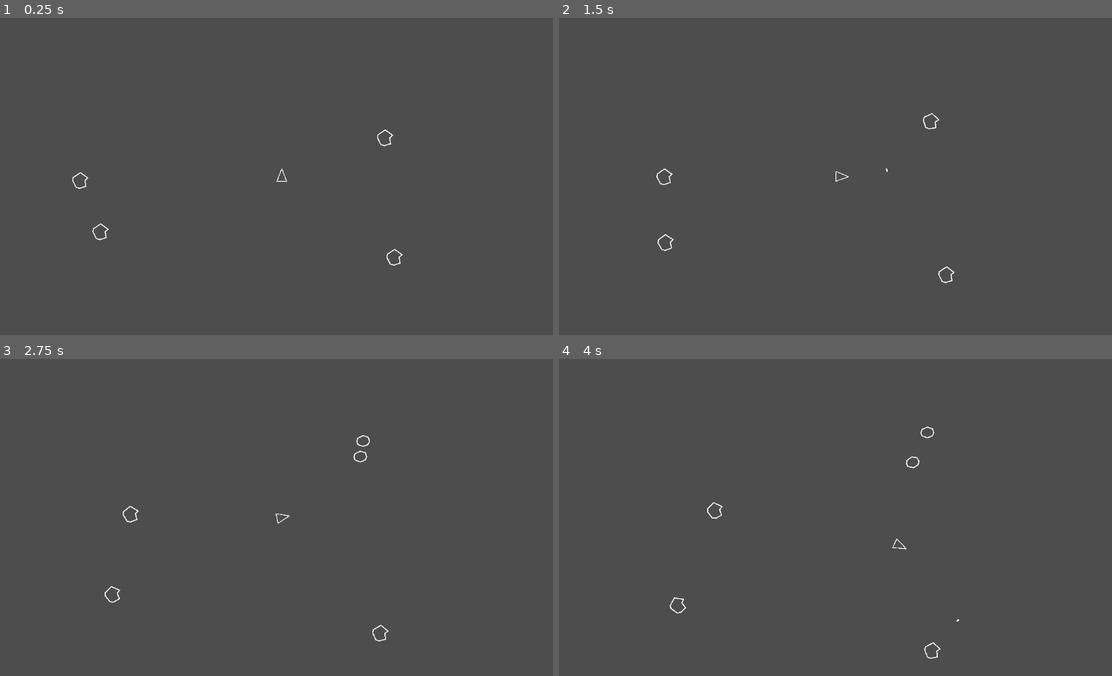
Above: before the commit, frames 1-4 (two rows, left to right).
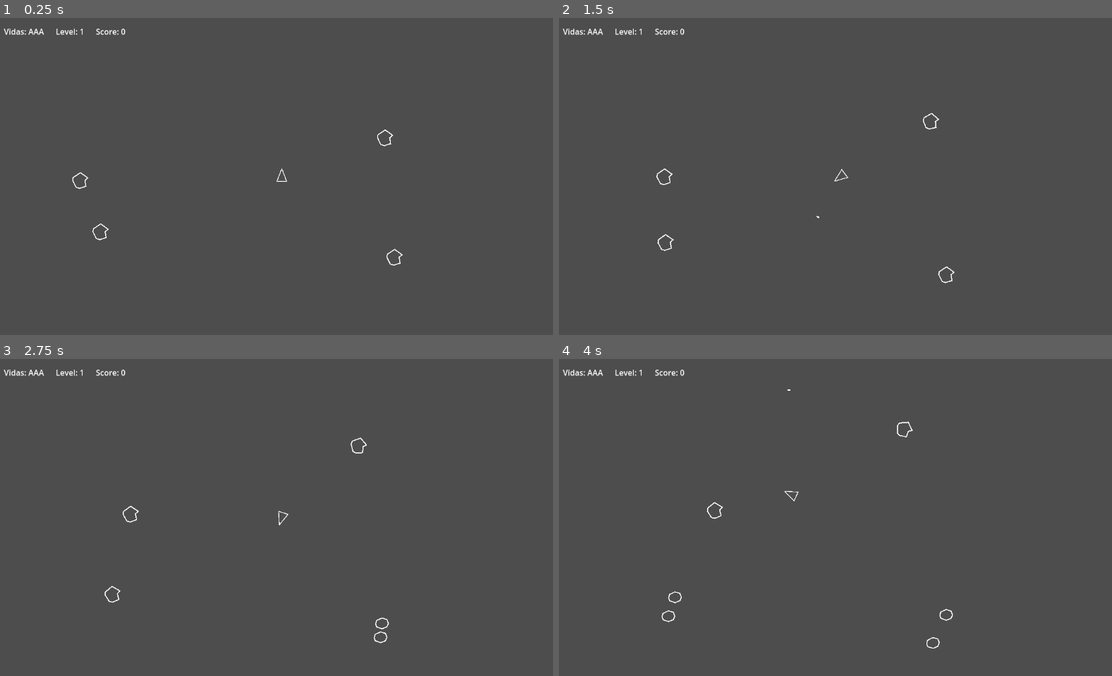
Above: after the commit, the same moments.

Repository: jiyarza/asteroids_gd
Game: Godot game, scene res://Main.tscn
The game is run twice, just before and just after one commit, with the same random seed, the same clock (stepped at 60 frames per second) and the same inputs.
Inputs:
- Up to frame 1 (0.25 s): no input
- Up to frame 2 (1.5 s): hold D (turn_right) 0.53-1.28 s; tap Space (shoot) at 0.6, 1.35 s; hold A (turn_left) from 1.28 s (still down)
- Up to frame 3 (2.75 s): release A (turn_left) at 2.03 s; hold D (turn_right) from 2.03 s (still down); tap Space (shoot) at 2.1 s
- Up to frame 4 (4 s): release D (turn_right) at 2.78 s; hold W (thrust) 2.78-3.53 s; tap Space (shoot) at 2.85, 3.6 s; hold A (turn_left) from 3.53 s (still down)

The runs differ from the first frame. In frame 1, 0.2% of the frame differs, in the area x 0-71%, y 3-39%; in frame 2, 0.2%; in frame 3, 0.4%; in frame 4, 0.5%, in the area x 0-73%, y 3-95%.

Commit message:
feat: colisión jugador-asteroide, HUD

Diff:
--- a/Asteroid/Asteroid.gd
+++ b/Asteroid/Asteroid.gd
@@ -11,8 +11,8 @@
 @export var max_speed: float = 50.0
 @export var min_impulse: float = 10.0
 @export var max_impulse: float = 50.0
-@export var min_torque: float = -20.0
-@export var max_torque: float = 20.0
+@export var min_torque: float = -10.0
+@export var max_torque: float = 10.0
 @export var speed: float = 0.0
 
 var target_speed = 50.0;
--- a/Asteroid/Asteroid.tscn
+++ b/Asteroid/Asteroid.tscn
@@ -8,7 +8,7 @@
 
 [node name="RigidBody2D" type="RigidBody2D"]
 collision_layer = 4
-collision_mask = 7
+collision_mask = 6
 gravity_scale = 0.0
 angular_damp_mode = 1
 script = ExtResource("1_h8dtb")
--- a/Main.tscn
+++ b/Main.tscn
@@ -7,6 +7,9 @@
 [ext_resource type="PackedScene" uid="uid://jna2deujyi8m" path="res://Asteroid/Asteroid.tscn" id="5_3dxm6"]
 [ext_resource type="PackedScene" uid="uid://b0q4a0fbwoboc" path="res://Asteroid/Asteroid_MEDIUM.tscn" id="6_lgr22"]
 [ext_resource type="PackedScene" uid="uid://dnqiso5p2mkir" path="res://Asteroid/Asteroid_SMALL.tscn" id="7_trn2v"]
+[ext_resource type="Script" uid="uid://dyla14qg54r7w" path="res://UI/hud.gd" id="8_trn2v"]
+
+[sub_resource type="LabelSettings" id="LabelSettings_03owx"]
 
 [node name="World" type="Node2D"]
 
@@ -26,3 +29,38 @@
 asteroid_small_scene = ExtResource("7_trn2v")
 
 [node name="UI" type="CanvasLayer" parent="."]
+
+[node name="HUD" type="Control" parent="UI"]
+layout_mode = 3
+anchors_preset = 15
+anchor_right = 1.0
+anchor_bottom = 1.0
+grow_horizontal = 2
+grow_vertical = 2
+script = ExtResource("8_trn2v")
+
+[node name="MarginContainer" type="MarginContainer" parent="UI/HUD"]
+layout_mode = 0
+offset_right = 40.0
+offset_bottom = 40.0
+theme_override_constants/margin_left = 8
+theme_override_constants/margin_top = 16
+theme_override_constants/margin_right = 8
+theme_override_constants/margin_bottom = 16
+
+[node name="HBoxContainer" type="HBoxContainer" parent="UI/HUD/MarginContainer"]
+layout_mode = 2
+theme_override_constants/separation = 24
+
+[node name="LivesLabel" type="Label" parent="UI/HUD/MarginContainer/HBoxContainer"]
+layout_mode = 2
+text = "Vidas: AAA"
+label_settings = SubResource("LabelSettings_03owx")
+
+[node name="LevelLabel" type="Label" parent="UI/HUD/MarginContainer/HBoxContainer"]
+layout_mode = 2
+text = "Level: 1"
+
+[node name="ScoreLabel" type="Label" parent="UI/HUD/MarginContainer/HBoxContainer"]
+layout_mode = 2
+text = "Score: 0"
--- a/Player/Player.gd
+++ b/Player/Player.gd
@@ -5,14 +5,15 @@
 @export var physics: ShipPhysics
 @export var weapon: Weapon
 
+signal died
+@export var invulnerability_time := 1.25
+var _invulnerable := false
+@onready var hurtbox: Area2D = $Hurtbox
+
 func _ready() -> void:
-	# Inyecta en los componentes los valores existentes del Player (si los pones aquí)
-	if physics:
-		physics.input = input
-
-	if weapon:
-		if input:
-			weapon.connect_input(input)
+	physics.input = input
+	weapon.connect_input(input)
+	hurtbox.body_entered.connect(_on_hurtbox_body_entered)
 
 	call_deferred("_center")
 
@@ -20,3 +21,34 @@
 	global_position = get_viewport().get_visible_rect().size / 2
 	linear_velocity = Vector2.ZERO
 	angular_velocity = 0.0
+
+# ➕ MANEJADOR DE COLISIÓN
+func _on_hurtbox_body_entered(body: Node) -> void:
+	print("_on_hurtbox_body_entered ", body)
+	if _invulnerable:
+		return
+	# Asteroid tiene class_name Asteroid, así que podemos hacer 'is Asteroid'
+	if body is Asteroid:
+		_die()
+
+# ➕ LÓGICA DE MUERTE
+func _die() -> void:
+	emit_signal("died")
+	# Aquí puedes disparar VFX/SFX antes de desaparecer
+	queue_free()
+
+# Llamar a esto desde GameManager al respawnear para invulnerabilidad inicial
+func enable_spawn_invulnerability() -> void:
+	_invulnerable = true
+	if hurtbox:
+		hurtbox.monitoring = false
+	# Pequeño "blink" visual
+	var t := create_tween()
+	t.tween_property(self, "modulate:a", 0.3, 0.1).set_trans(Tween.TRANS_SINE)
+	t.tween_property(self, "modulate:a", 1.0, 0.1).set_trans(Tween.TRANS_SINE).set_loops( int(invulnerability_time / 0.2) )
+	await get_tree().create_timer(invulnerability_time).timeout
+	if is_instance_valid(self):
+		modulate.a = 1.0
+		_invulnerable = false
+		if hurtbox:
+			hurtbox.monitoring = true
--- a/Player/Player.tscn
+++ b/Player/Player.tscn
@@ -7,11 +7,11 @@
 [ext_resource type="Script" uid="uid://3jjpbiaw738l" path="res://ScreenWrap2D.gd" id="6_6ysni"]
 
 [sub_resource type="CapsuleShape2D" id="CapsuleShape2D_sh265"]
-radius = 12.0
-height = 32.0
+radius = 6.0
+height = 22.0
 
 [node name="Player" type="RigidBody2D" node_paths=PackedStringArray("input", "physics", "weapon")]
-collision_mask = 12
+collision_mask = 0
 gravity_scale = 0.0
 script = ExtResource("1_kpjcp")
 input = NodePath("PlayerInput")
@@ -24,6 +24,13 @@
 width = 1.5
 
 [node name="CollisionShape2D" type="CollisionShape2D" parent="."]
+shape = SubResource("CapsuleShape2D_sh265")
+
+[node name="Hurtbox" type="Area2D" parent="."]
+collision_layer = 0
+collision_mask = 4
+
+[node name="CollisionShape2D" type="CollisionShape2D" parent="Hurtbox"]
 shape = SubResource("CapsuleShape2D_sh265")
 
 [node name="PlayerInput" type="Node" parent="."]
--- /dev/null
+++ b/UI/hud.gd
@@ -0,0 +1,27 @@
+extends Control
+class_name HUD
+
+@onready var lives_label: Label = $MarginContainer/HBoxContainer/LivesLabel
+@onready var level_label: Label = $MarginContainer/HBoxContainer/LevelLabel
+@onready var score_label: Label = $MarginContainer/HBoxContainer/ScoreLabel
+
+var _life_icon := "▲" # Triángulo UP (U+25B2)
+
+func set_lives(n: int) -> void:
+	if not lives_label:
+		return
+	n = max(n, 0)
+	lives_label.text = "Vidas: " + _life_icon.repeat(n)
+
+func set_level(n: int) -> void:
+	if level_label:
+		level_label.text = "Level %d" % n
+
+func set_score(s: int) -> void:
+	if score_label:
+		score_label.text = "Score: %d" % s
+
+func reset(score := 0, lives := 3, level := 1) -> void:
+	set_score(score)
+	set_lives(lives)
+	set_level(level)
--- a/World/GameManager.gd
+++ b/World/GameManager.gd
@@ -12,6 +12,8 @@
 @export_node_path("CanvasLayer") var ui_layer_path: NodePath
 @export var player_scene: PackedScene
 @export var waves_config: Resource  # opcional (p.ej. Waves.tres)
+@export var spawn_delay := 1.0
+@export var spawn_invulnerability_time := 1.25
 
 # Estado de la partida
 var score: int = 0
@@ -19,14 +21,19 @@
 var wave_index: int = 0
 var is_paused: bool = false
 var _player: Node = null
-var _world: Node2D = null
-var _spawner: Node = null
 var _ui: CanvasLayer = null
 
+@onready var _world: Node2D = get_node(world_path)
+@onready var _spawner: Spawner = get_node(spawner_path)
+@onready var _hud: HUD = _world.get_node("UI/HUD") as HUD
+
+var _active_asteroids := 0
+
 func _ready() -> void:
-	_world = get_node_or_null(world_path)
-	_spawner = get_node_or_null(spawner_path)
-	_ui = get_node_or_null(ui_layer_path)
+	assert(_world != null, "GameManager: falta World.")
+	assert(_spawner != null, "GameManager: falta Spawner.")
+	assert(_hud != null, "GameManager: falta HUD.")
+	_hud.reset()
 
 	# Arranca en título o directamente en partida según tu flujo:
 	start_game()
@@ -53,7 +60,7 @@
 	_spawn_player()
 	_start_wave(wave_index)
 	emit_signal("game_started")
-	_update_ui_all()
+	_update_hud_all()
 
 func _start_wave(index: int) -> void:
 	# Genera la oleada actual (asteroides grandes, etc.)
@@ -68,56 +75,47 @@
 	wave_index += 1
 	_start_wave(wave_index)
 
-# ---------------------------
-# Player: spawn y cableado
-# ---------------------------
+# ======================================================
+# =============== Ciclo de vida del Player =============
+# ======================================================
 func _spawn_player() -> void:
-	if not player_scene:
-		push_warning("GameManager: player_scene no asignado.")
-		return
-	if not _world:
-		push_warning("GameManager: world_path no asignado.")
-		return
+	_player = player_scene.instantiate()
+	_world.call_deferred("add_child", _player)
+	_player.died.connect(_on_player_died)
 
-	_player = player_scene.instantiate()
-
-	_world.call_deferred("add_child", _player)
-
-	# Conexiones/contratos esperados del Player
-	# - Señal "died" (cuando pierde una vida)
-	# - Referencia/nodo hijo "Weapon" que emite fire_requested
-	if _player.has_signal("died"):
-		_player.died.connect(_on_player_died)
-
-	# Cablear Weapon -> Spawner (para instanciar balas)
 	var weapon := _player.get_node_or_null("Weapon")
-	if weapon and _spawner and _spawner.has_method("connect_weapon"):
-		_spawner.connect_weapon(weapon)
+	_spawner.connect_weapon(weapon)
 
 	_update_ui_lives()
 
 func _on_player_died() -> void:
 	lives -= 1
 	_update_ui_lives()
+
+	# Limpiar referencia (se hace queue_free en _die()
+	_player = null
+
 	if lives > 0:
-		# Respawn rápido del jugador
-		_respawn_player()
+		_respawn_after_delay()
 	else:
-		_on_game_over()
+		_game_over()
 
-func _respawn_player() -> void:
-	if is_paused:
-		return
-	# Limpia balas/enemigos cercanos si quieres dar “respiro”
-	# _spawner.clear_near_player()  # si implementas algo así
+func _respawn_after_delay() -> void:
+	# Pequeño retardo para feedback visual/sonoro
+	await get_tree().create_timer(spawn_delay).timeout
 	_spawn_player()
 
-# ---------------------------
-# Score y destrucciones
-# ---------------------------
-# Estas funciones las invocan Asteroids/UFO/Spawner cuando algo muere.
-func on_asteroid_destroyed(points: int = 100) -> void:
-	score += points
+# ======================================================
+# =================== HUD / Marcadores =================
+# ======================================================
+func _on_asteroid_spawned(a: Asteroid) -> void:
+	assert(a is Asteroid, "Spawner emitió algo que no es Asteroid")
+	_active_asteroids += 1
+	a.destroyed.connect(_on_asteroid_destroyed)
+
+func _on_asteroid_destroyed(size: int) -> void:
+	print("_on_asteroid_destroyed ->", size)
+	score += 50 * size
 	_update_ui_score()
 	_check_wave_cleared()
 
@@ -145,7 +143,7 @@
 # ---------------------------
 # Game Over
 # ---------------------------
-func _on_game_over() -> void:
+func _game_over() -> void:
 	# Limpia mundo y muestra overlay GameOver (si existe en tu UI)
 	_clear_world()
 	emit_signal("game_over", score)
@@ -165,32 +163,18 @@
 # ---------------------------
 # UI helpers (mínimos)
 # ---------------------------
-func _update_ui_all() -> void:
-	_update_ui_score()
-	_update_ui_lives()
-	_update_ui_wave()
-	_update_ui_pause()
+func _update_hud_all() -> void:
+	if _hud:
+		_hud.reset(score, lives, wave_index + 1)
 
 func _update_ui_score() -> void:
-	if not _ui:
-		return
-	var score_label := _ui.get_node_or_null("HUD/ScoreLabel")
-	if score_label and score_label.has_method("set_text"):
-		score_label.set_text(str(score))
+	_hud.set_score(score)
 
 func _update_ui_lives() -> void:
-	if not _ui:
-		return
-	var lives_label := _ui.get_node_or_null("HUD/LivesLabel")
-	if lives_label and lives_label.has_method("set_text"):
-		lives_label.set_text(str(lives))
+	_hud.set_lives(lives)
 
 func _update_ui_wave() -> void:
-	if not _ui:
-		return
-	var wave_label := _ui.get_node_or_null("HUD/WaveLabel")
-	if wave_label and wave_label.has_method("set_text"):
-		wave_label.set_text(str(wave_index + 1))
+	_hud.set_level(wave_index + 1)
 
 func _update_ui_pause() -> void:
 	if not _ui:
--- a/World/Spawner.gd
+++ b/World/Spawner.gd
@@ -2,7 +2,10 @@
 extends Node2D
 class_name Spawner
 
+signal asteroid_spawned(a: Asteroid)
+
 @export_node_path("Node2D") var world_path: NodePath
+var _gm: GameManager
 # =======================
 # Escenas a instanciar
 # =======================
@@ -21,6 +24,7 @@
 @onready var _world: Node = get_node(world_path)
 
 func _ready() -> void:
+	_gm = _world.get_node("GameManager") as GameManager
 	randomize()
 
 # ======================================================
@@ -28,8 +32,7 @@
 # ======================================================
 func connect_weapon(weapon: Node) -> void:
 	# Weapon debe emitir: signal fire_requested(position, direction, config)
-	if weapon and weapon.has_signal("fire_requested"):
-		weapon.fire_requested.connect(_on_weapon_fire_requested)
+	weapon.fire_requested.connect(_on_weapon_fire_requested)
 
 func _on_weapon_fire_requested(pos: Vector2, dir: Vector2) -> void:
 	spawn_bullet(pos, dir)
@@ -37,7 +40,7 @@
 func connect_asteroid(a: Asteroid) -> void:
 	# Conexiones idempotentes (si ya estaban, Godot evita duplicadas)
 	a.split_requested.connect(_on_asteroid_split)
-	a.destroyed.connect(_on_asteroid_destroyed)
+	#a.destroyed.connect(_on_asteroid_destroyed)
 
 func _on_asteroid_split(pos: Vector2, next_size: int) -> void:
 	# Dos fragmentos, direcciones/velocidades aleatorias
@@ -46,11 +49,6 @@
 		var dir := Vector2.RIGHT.rotated(angle)
 		var speed := randf_range(90.0, 160.0)
 		spawn_asteroid(next_size, pos, dir * speed)
-
-func _on_asteroid_destroyed(pos: Vector2, size: int) -> void:
-	# Aquí puedes llevar contadores, puntuación, comprobar “wave cleared”, etc.
-	print("ASTEROID DESTROYED. ADD SCORE.")
-
 
 # =======================
 # Limpieza del mundo (sólo grupo "spawn")
@@ -98,20 +96,14 @@
 
 	var asteroid := scene.instantiate()
 	asteroid.global_position = spawn_position
-
-	if asteroid is RigidBody2D:
-		asteroid.linear_velocity = velocity
-	elif asteroid.has_method("set_velocity"):
-		asteroid.set_velocity(velocity)
-
+	asteroid.linear_velocity = velocity
 	asteroid.add_to_group("spawn")   # 👈 clave
 	asteroid.add_to_group("asteroids")
-	connect_asteroid(asteroid)
 	if not _world:
 		_world = get_node(world_path)
-
 	_world.call_deferred("add_child", asteroid)
-
+	connect_asteroid(asteroid)
+	emit_signal("asteroid_spawned", asteroid)
 	return asteroid
 
 # ==============
Not shown: 1 places in Main.tscn that only renumber resources
Not shown, added: UI/hud.gd.uid
Not shown, changed: .gitignore
